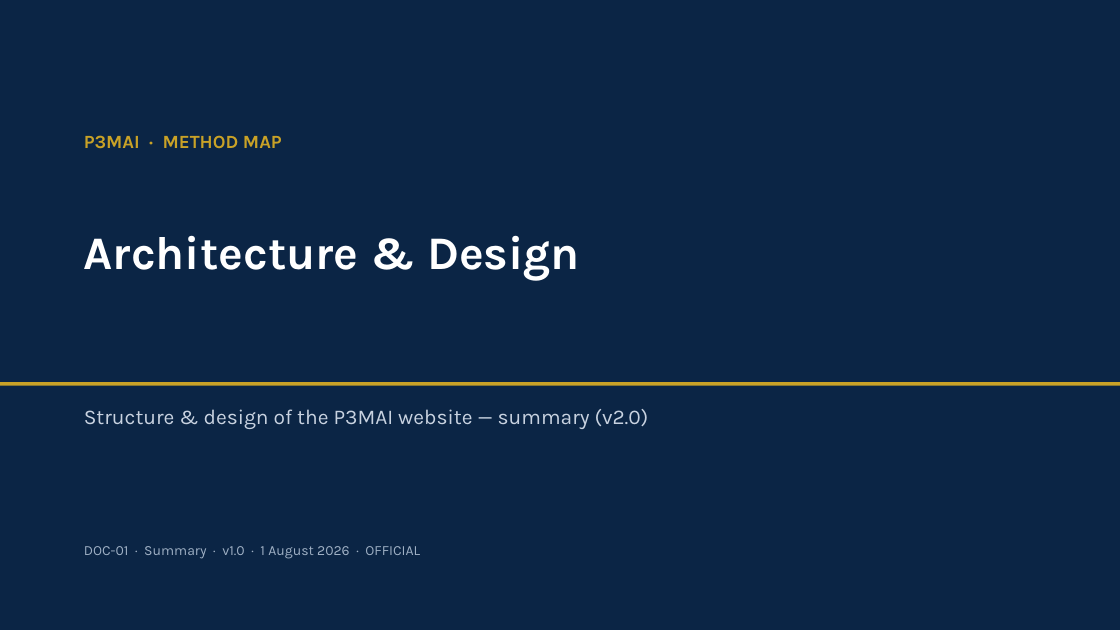
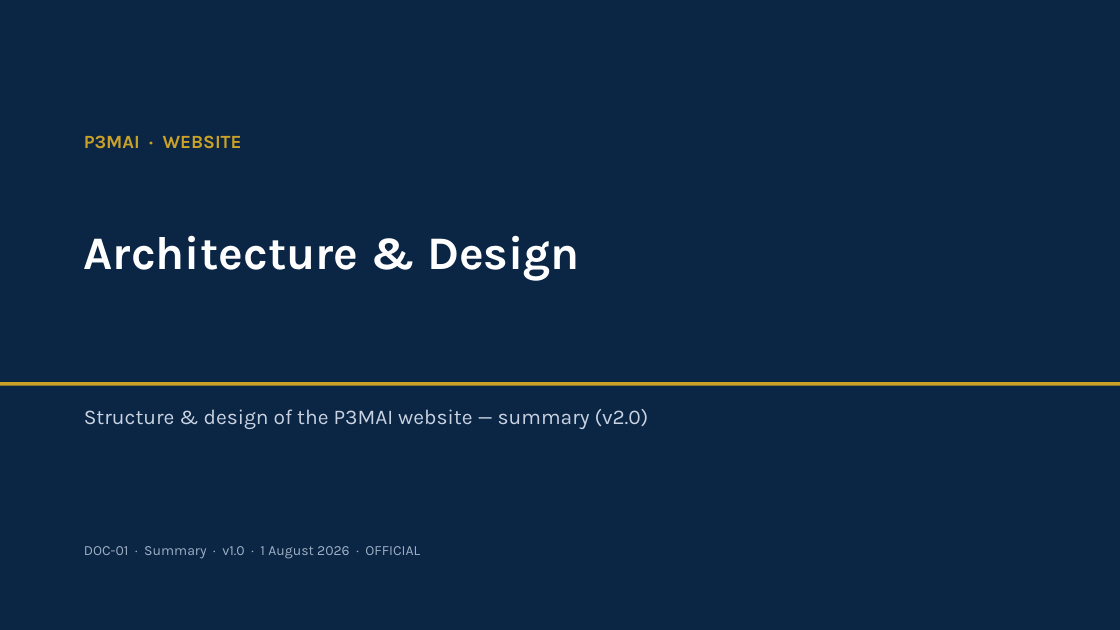
Before and after one commit to DRC63/p3mai-website, a slide deck: slide 1 of docs/01_Architecture_and_Design_Summary.pptx. Drawn at 1120x630 pixels with LibreOffice and Linux fonts; fonts in the diff are those of the drawing. Boxes give left, top, right and bottom in pixels: in the first picture for what was removed or moved away, otherwise in the second. Text is boxed around its words. In the diff, an @@ line names an element or a change of style, - is before the commit and + after.

```diff
--- a/docs/01_Architecture_and_Design_Summary.pptx
+++ b/docs/01_Architecture_and_Design_Summary.pptx
@@ text at (x1=84, y1=135, x2=242, y2=149): text changed @@
-P3MAI · METHOD MAP
+P3MAI · WEBSITE
```
Also in this commit, not shown: 3 other files.
